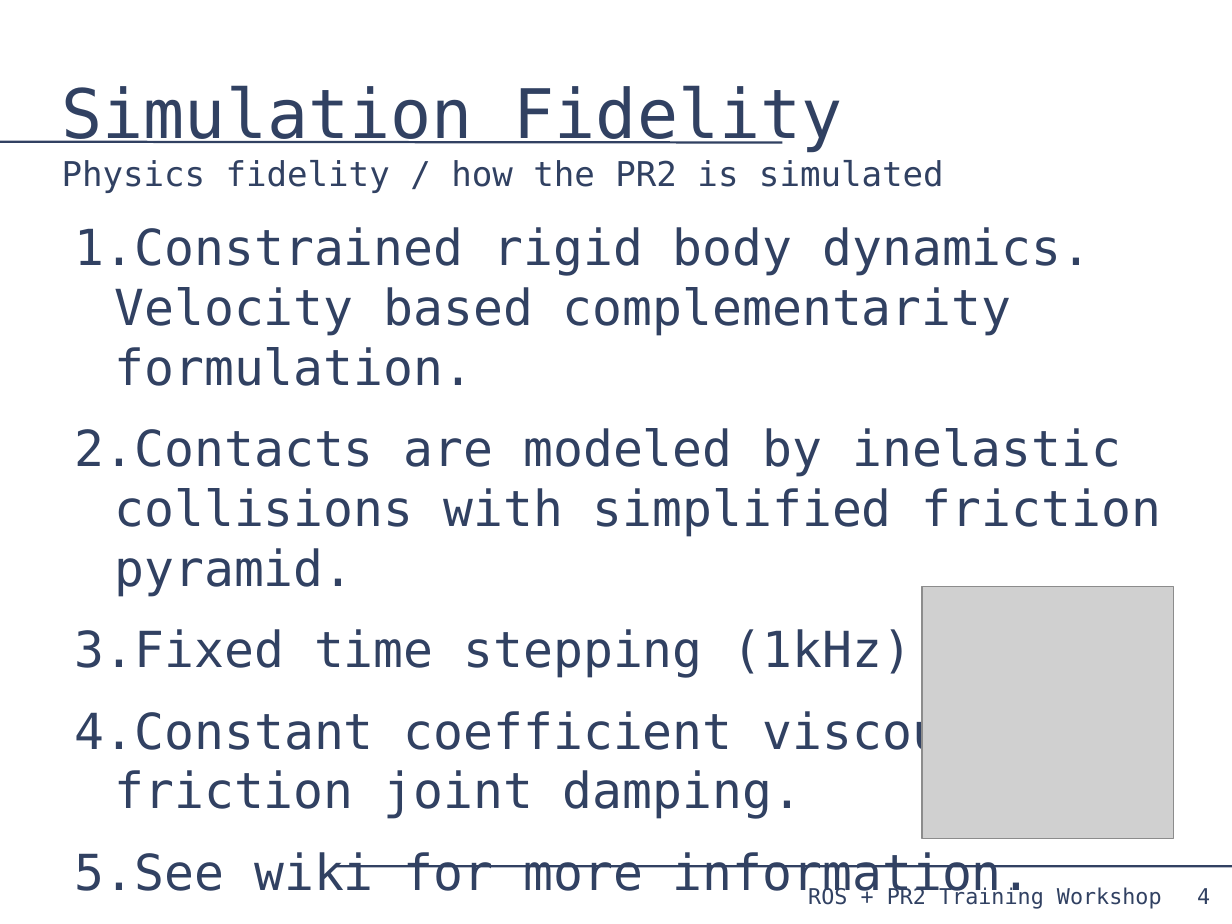
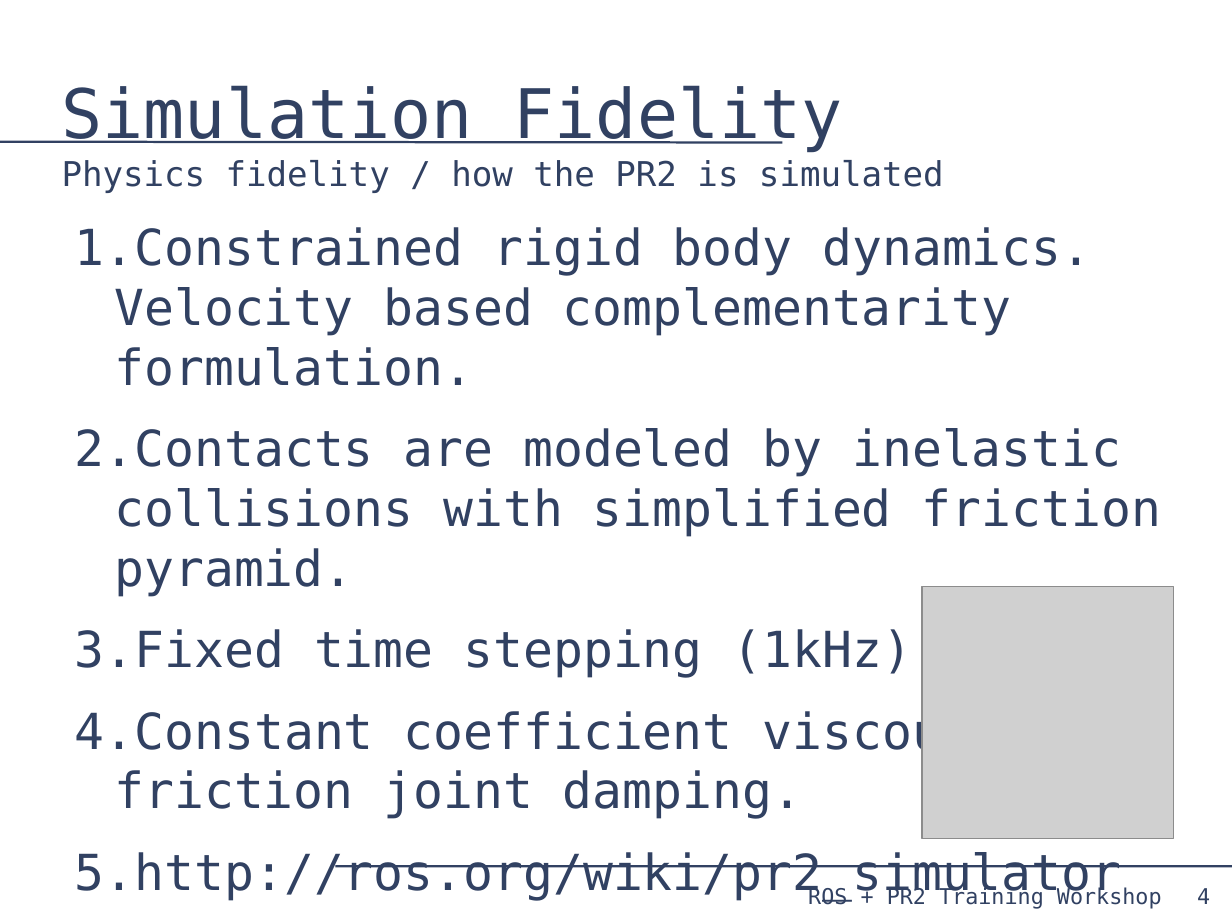
Before and after one commit to PR2/pr2_docs, a slide deck: slide 4 of pr2_training_workshop/simulation/simulation_training_workshop_rev2.odp. Drawn at 1232x924 pixels with LibreOffice and Linux fonts; fonts in the diff are those of the drawing; grey boxes stand for pictures. Boxes give left, top, right and bottom in pixels: in the first picture for what was removed or moved away, otherwise in the second. Text is boxed around its words. In the diff, an @@ line names an element or a change of style, - is before the commit and + after.

```diff
--- a/pr2_training_workshop/simulation/simulation_training_workshop_rev2.odp
+++ b/pr2_training_workshop/simulation/simulation_training_workshop_rev2.odp
@@ text at [75, 852, 1122, 901]: text changed @@
-5. See wiki for more information.
+5. http://ros.org/wiki/pr2_simulator
```
Also in this commit, not shown: 3 other slides changed.
